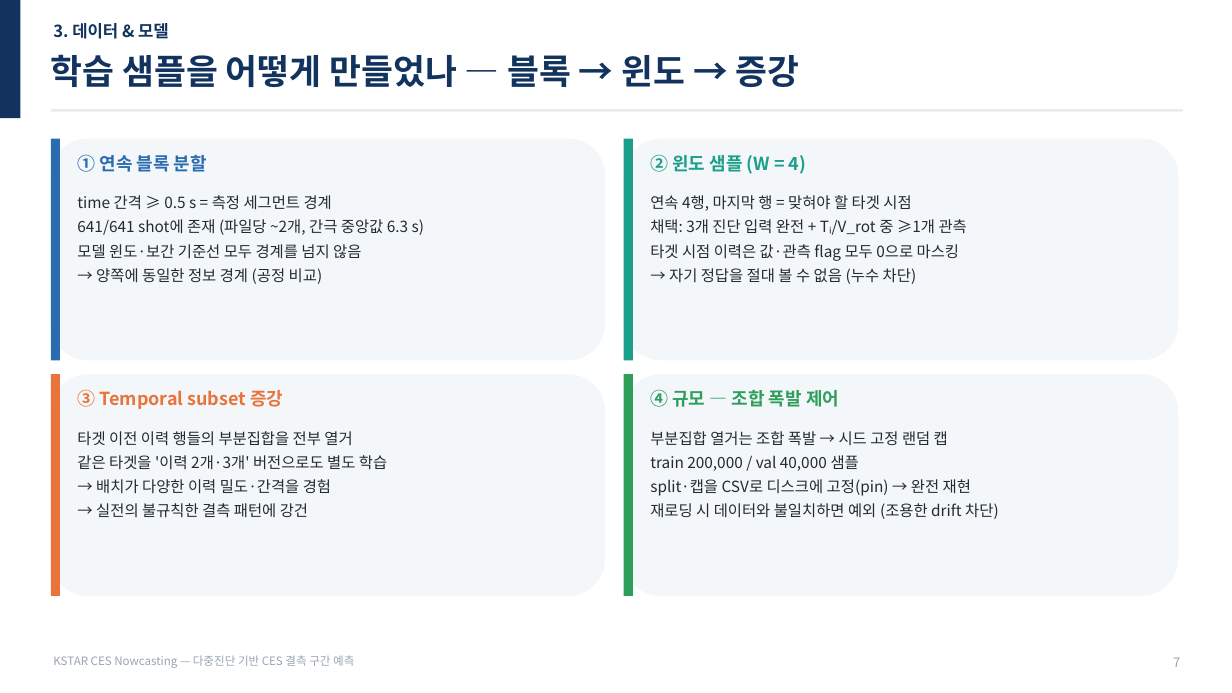
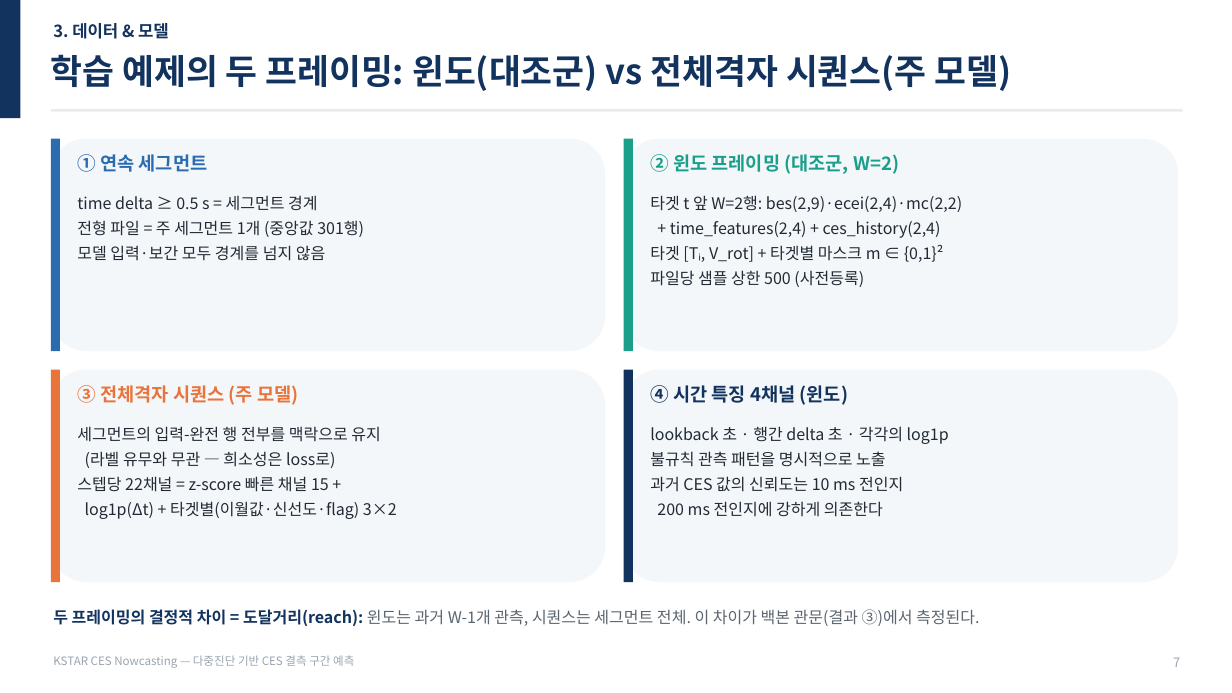
Before and after one commit to iseungsang01/ml-intern-revision, a slide deck: slide 8 of docs/presentation/KSTAR_CES_발표자료_20분.pptx. Drawn at 1232x693 pixels with LibreOffice and Linux fonts; fonts in the diff are those of the drawing. Boxes give left, top, right and bottom in pixels: in the first picture for what was removed or moved away, otherwise in the second. Text is boxed around its words. In the diff, an @@ line names an element or a change of style, - is before the commit and + after.

Commit message:
Rebuild all four presentation decks on the confirmed protocol (§8ab): seq_v2 main model, W=2 window control, two co-primary populations, B.1 gate, campaign-split survival, ladder+scaling, new defense Q&A; FIT/preview warnings 0; README updated

```diff
--- a/docs/presentation/KSTAR_CES_발표자료_20분.pptx
+++ b/docs/presentation/KSTAR_CES_발표자료_20분.pptx
@@ text at (x1=51, y1=54, x2=1011, y2=91): text changed @@
-학습 샘플을 어떻게 만들었나 — 블록 → 윈도 → 증강
+학습 예제의 두 프레이밍: 윈도(대조군) vs 전체격자 시퀀스(주 모델)
@@ rounded rectangle resized from (x1=51, y1=139, x2=605, y2=360) to (x1=51, y1=139, x2=605, y2=351) @@
@@ rectangle resized from (x1=51, y1=139, x2=60, y2=360) to (x1=51, y1=139, x2=60, y2=351) @@
@@ rounded rectangle resized from (x1=624, y1=139, x2=1178, y2=360) to (x1=624, y1=139, x2=1178, y2=351) @@
@@ rectangle resized from (x1=624, y1=139, x2=633, y2=360) to (x1=624, y1=139, x2=633, y2=351) @@
@@ text at (x1=77, y1=154, x2=208, y2=172): text changed; size 14 to 14.5 pt @@
-① 연속 블록 분할
+① 연속 세그먼트
@@ text at (x1=650, y1=154, x2=899, y2=174): text changed; size 14 to 14.5 pt @@
-② 윈도 샘플 (W = 4)
+② 윈도 프레이밍 (대조군, W=2)
@@ text at (x1=77, y1=195, x2=364, y2=261): text changed; size 12 to 12.5 pt @@
-time 간격 ≥ 0.5 s = 측정 세그먼트 경계
-641/641 shot에 존재 (파일당 ~2개, 간극 중앙값 6.3 s)
-모델 윈도·보간 기준선 모두 경계를 넘지 않음
-→ 양쪽에 동일한 정보 경계 (공정 비교)
+time delta ≥ 0.5 s = 세그먼트 경계
+전형 파일 = 주 세그먼트 1개 (중앙값 301행)
+모델 입력·보간 모두 경계를 넘지 않음
@@ text at (x1=650, y1=195, x2=962, y2=287): text changed; size 12 to 12.5 pt @@
-연속 4행, 마지막 행 = 맞혀야 할 타겟 시점
-채택: 3개 진단 입력 완전 + Tᵢ/V_rot 중 ≥1개 관측
-타겟 시점 이력은 값·관측 flag 모두 0으로 마스킹
-→ 자기 정답을 절대 볼 수 없음 (누수 차단)
+타겟 t 앞 W=2행: bes(2,9)·ecei(2,4)·mc(2,2)
++ time_features(2,4) + ces_history(2,4)
+타겟 [Tᵢ, V_rot] + 타겟별 마스크 m ∈ {0,1}²
+파일당 샘플 상한 500 (사전등록)
@@ rounded rectangle resized from (x1=51, y1=374, x2=605, y2=596) to (x1=51, y1=370, x2=605, y2=582) @@
@@ rectangle resized from (x1=51, y1=374, x2=60, y2=596) to (x1=51, y1=370, x2=60, y2=582) @@
@@ text at (x1=77, y1=385, x2=298, y2=405): text changed; size 14 to 14.5 pt @@
-③ Temporal subset 증강
+③ 전체격자 시퀀스 (주 모델)
@@ rounded rectangle resized from (x1=624, y1=374, x2=1178, y2=596) to (x1=624, y1=370, x2=1178, y2=582) @@
@@ rectangle resized from (x1=624, y1=374, x2=633, y2=596) to (x1=624, y1=370, x2=633, y2=582) @@
@@ rectangle at (x1=624, y1=370, x2=633, y2=582): fill #2E9E5B to #13335F @@
@@ text at (x1=650, y1=385, x2=848, y2=405): text changed; size 14 to 14.5 pt; text colour #2E9E5B to #13335F @@
-④ 규모 — 조합 폭발 제어
+④ 시간 특징 4채널 (윈도)
@@ text at (x1=77, y1=426, x2=397, y2=519): text changed; size 12 to 12.5 pt @@
-타겟 이전 이력 행들의 부분집합을 전부 열거
-같은 타겟을 '이력 2개·3개' 버전으로도 별도 학습
-→ 배치가 다양한 이력 밀도·간격을 경험
-→ 실전의 불규칙한 결측 패턴에 강건
+세그먼트의 입력-완전 행 전부를 맥락으로 유지
+(라벨 유무와 무관 — 희소성은 loss로)
+스텝당 22채널 = z-score 빠른 채널 15 +
+log1p(Δt) + 타겟별(이월값·신선도·flag) 3×2
@@ text at (x1=650, y1=426, x2=949, y2=517): text changed; size 12 to 12.5 pt @@
-부분집합 열거는 조합 폭발 → 시드 고정 랜덤 캡
-train 200,000 / val 40,000 샘플
-split·캡을 CSV로 디스크에 고정(pin) → 완전 재현
-재로딩 시 데이터와 불일치하면 예외 (조용한 drift 차단)
+lookback 초 · 행간 delta 초 · 각각의 log1p
+불규칙 관측 패턴을 명시적으로 노출
+과거 CES 값의 신뢰도는 10 ms 전인지
+200 ms 전인지에 강하게 의존한다
@@ text added at (x1=53, y1=609, x2=979, y2=626), 12.5 pt, text #5B6670 @@
+두 프레이밍의 결정적 차이 = 도달거리(reach): 윈도는 과거 W-1개 관측, 시퀀스는 세그먼트 전체. 이 차이가 백본 관문(결과 ③)에서 측정된다.
```
Also in this commit, not shown: 14 other slides changed, 8 slides added, 8 slides removed, 9 other files.
